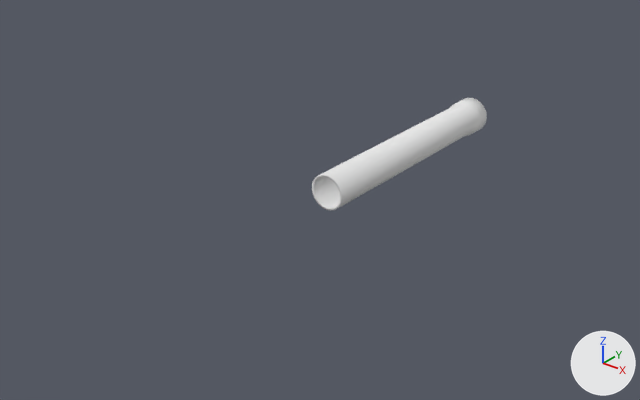
The OBJ model Flamework/Base/Models/pipe_model.obj: old version first, new version second.
Rendered twice from a 50 mm camera at (25.9, -40.4, 19.8) aimed at (-3.1, -4.1, -2.6). The axes (+X, +Y, +Z) are drawn at lower right. The lights are the same throughout. Where no turn or scale is listed for an object, it has been applied to the vertices.

Names of what the first picture shows: 'pipe_model'.
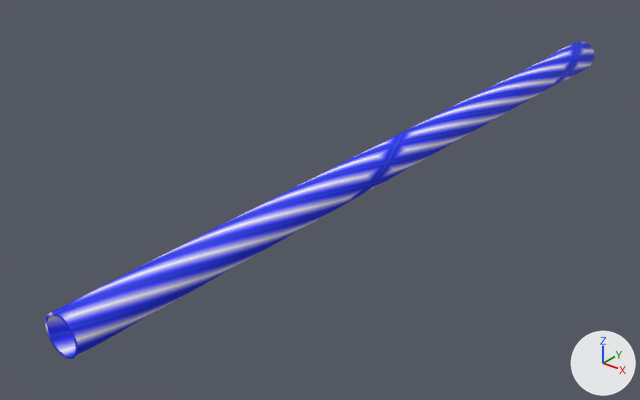
The change, as JSON lines over the scene's bpy script:
```json
{"op": "add", "block": "img_pipe_png", "code": ["img_pipe_png = load_image('pipe.png', 'pipe.png', 512, 512, 'sRGB')"]}
{"op": "remove", "block": "mat_pipe_model", "code": "mat_pipe_model.base_color = (0.8, 0.8, 0.8)  # white #e7e7e7"}
{"op": "add", "block": "mat_pipe_model", "code": "mat_pipe_model.texture = img_pipe_png"}
{"op": "set", "path": "mat_pipe_model.roughness", "old": "1.0", "new": "0.69"}
{"block": "me_pipe_model", "where": "me_pipe_model.from_pydata(...)  # 192 vertices, 384 faces; spans x -1.11..1.11, y -7.47..7.47, z -1.11..1.11"}
{"block": "me_pipe_model", "where": "# used by ob_pipe_model"}
{"block": "me_pipe_model", "change": "me_pipe_model part 1: the whole mesh is multiplied about its middle by the matrix ((1.0, 0.0, 0.0), (0.0, 3.234, 0.0), (0.0, 0.0, 1.0))"}
```

Boxes [x1, y1, x2, y2] around the edits, measured in the pictures (640 x 400 px):
```json
{"object": "pipe_model", "change": "surface changed, reshaped", "before": [312, 98, 487, 211], "after": [45, 41, 594, 359], "on screen": "white to blue, 212% wider, 180% taller"}
```
